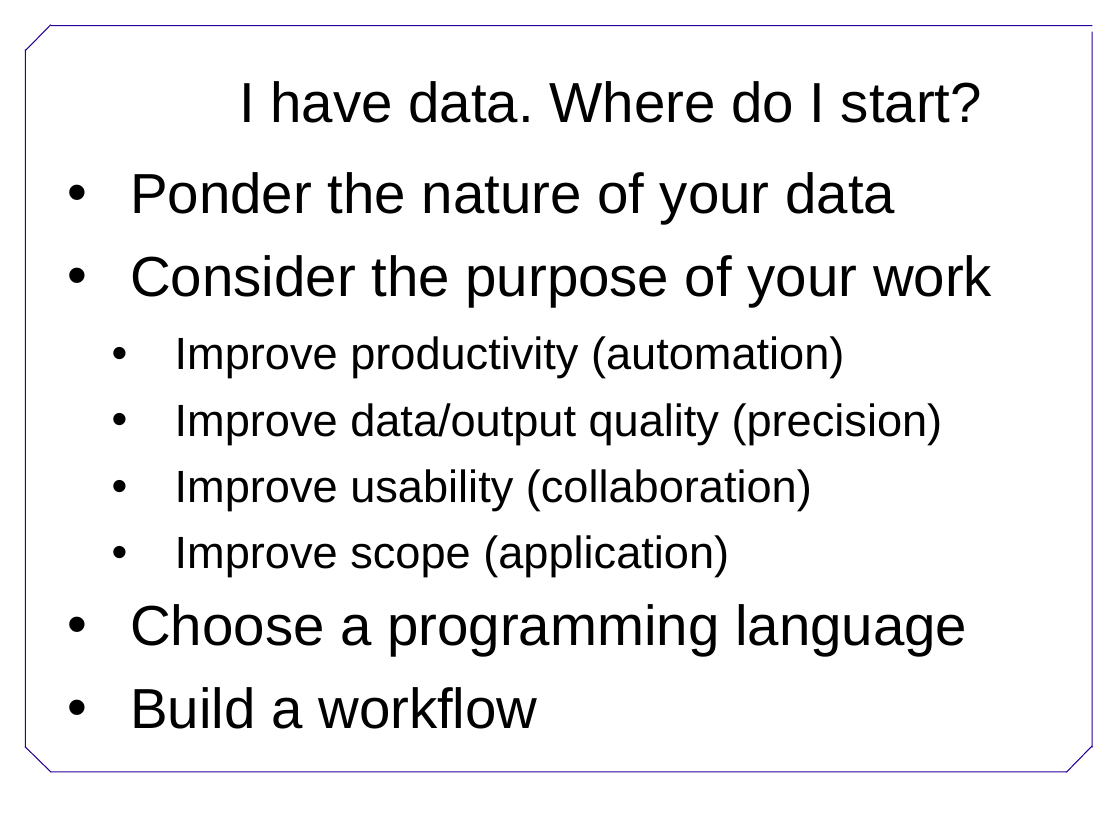
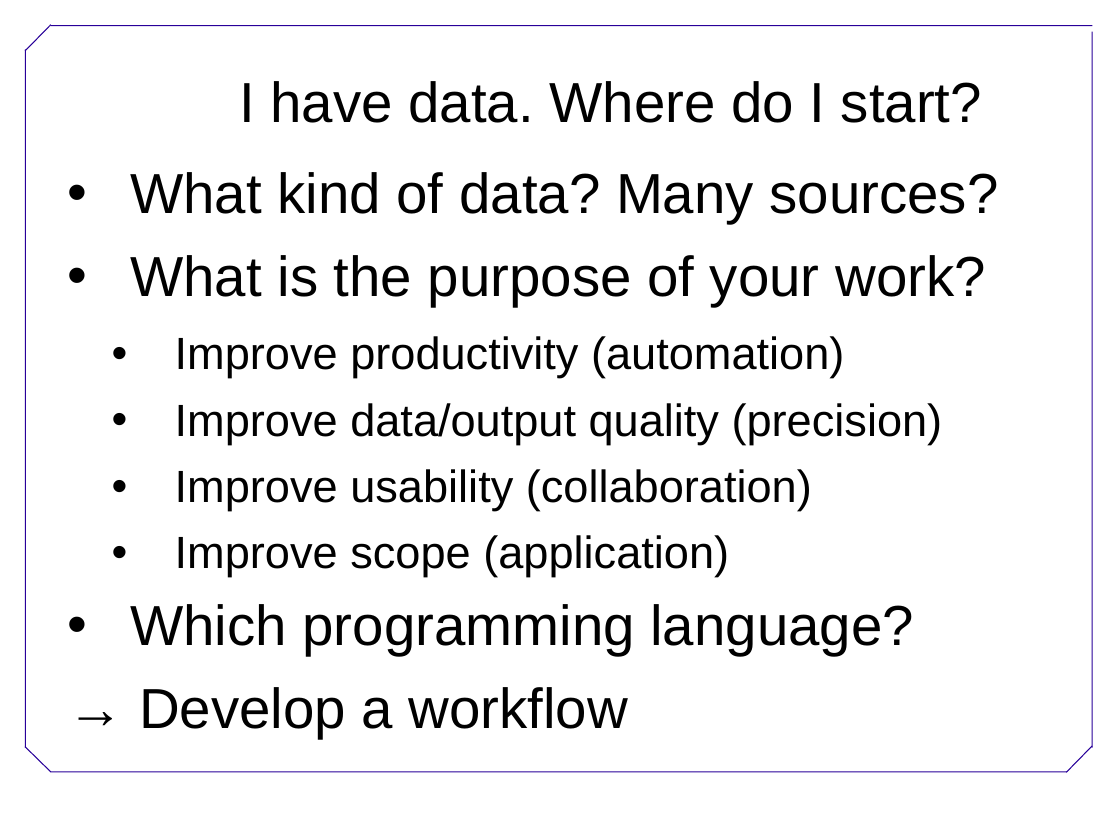
Before and after one commit to megarcia/SWC_Python, a slide deck: slide 4 of SWC_Python_Intro.pptx. Drawn at 1120x840 pixels with LibreOffice and Linux fonts; fonts in the diff are those of the drawing; background and template pictures are left out. Boxes give left, top, right and bottom in pixels: in the first picture for what was removed or moved away, otherwise in the second. Text is boxed around its words. In the diff, an @@ line names an element or a change of style, - is before the commit and + after.

```diff
--- a/SWC_Python_Intro.pptx
+++ b/SWC_Python_Intro.pptx
@@ text at [130,172,999,306]: text changed @@
-• Ponder the nature of your data
-• Consider the purpose of your work
+• What kind of data? Many sources?
+• What is the purpose of your work?
@@ text at [130,604,914,738]: text changed @@
-• Choose a programming language
-• Build a workflow
+• Which programming language?
+→ Develop a workflow
```
Also in this commit, not shown: 6 other slides changed.
